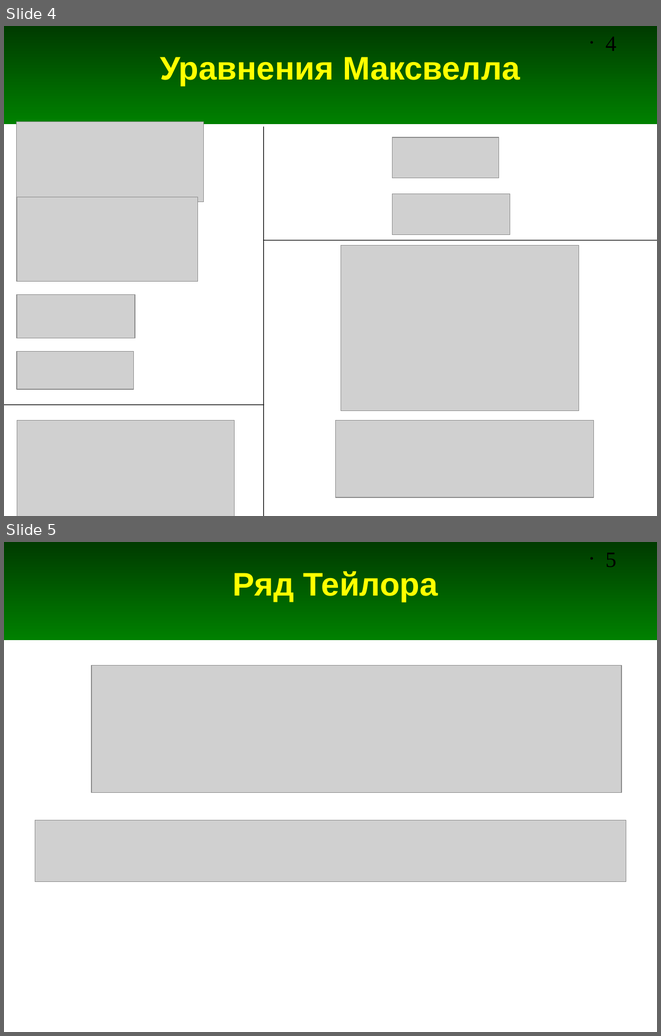
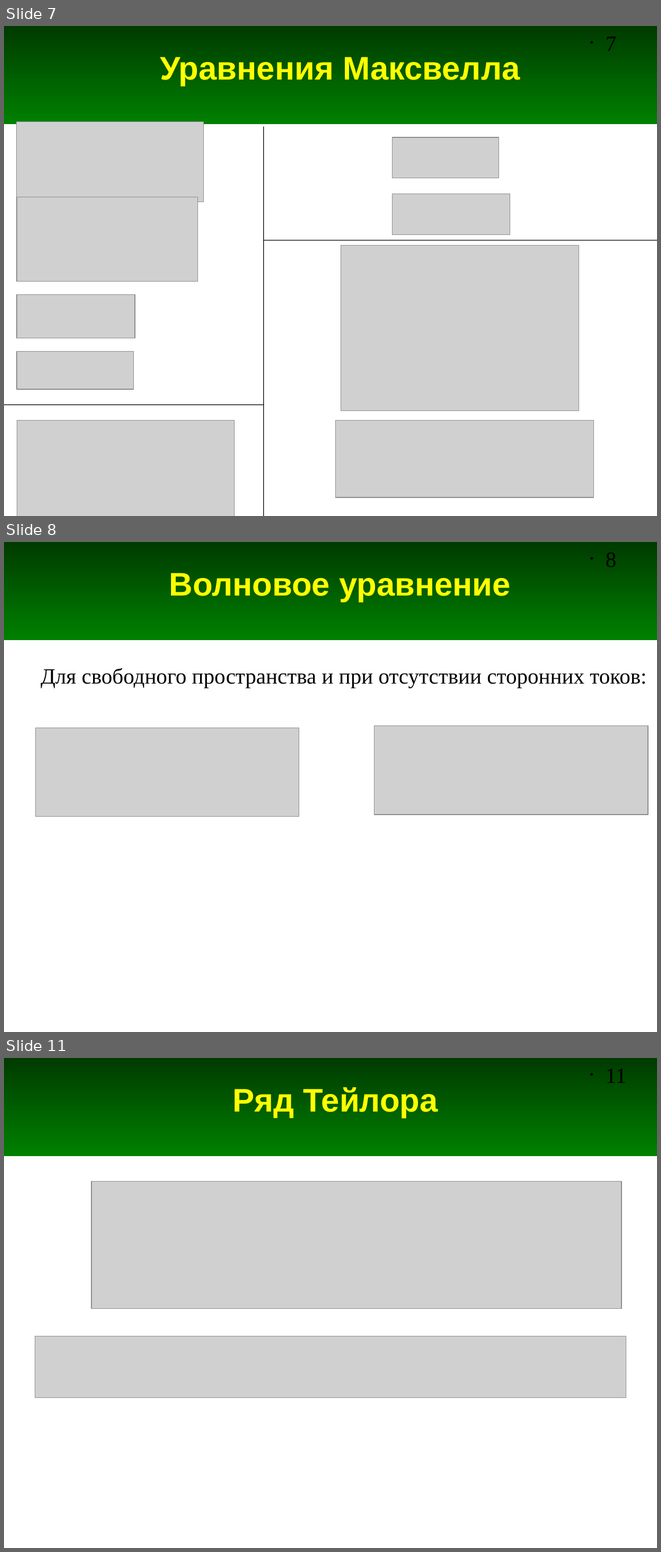
Before and after one commit to andris0147sv/modelling, a slide deck: FDTD.odp. Shown one above the other, each under a label of ours: slides 4 and 5 before the commit, slides 7, 8 and 11 after it; the slides between them are not shown. The pictures are 661x1036 and 661x1552 pixels, drawn with LibreOffice and Linux fonts; fonts in the diff are those of the drawing; grey boxes stand for pictures. Boxes give left, top, right and bottom in pixels: in the first picture for what was removed or moved away, otherwise in the second. Text is boxed around its words. In the diff, an @@ line names an element or a change of style, - is before the commit and + after.

Commit message:
Добавлены слайды про оператор набла и про волновое уравнение

```diff
--- a/FDTD.odp
+++ b/FDTD.odp
@@ slide 8 added at (4, 542, 657, 1032), background #FFFFFF; not listed: 2 template elements that a slide beside it also shows @@
@@ title added at (169, 573, 511, 602), 36 pt, text #FFFF00, bold @@
+Волновое уравнение
@@ text added at (41, 668, 646, 687), 24 pt, text #000000 @@
+Для свободного пространства и при отсутствии сторонних токов:
@@ picture added at (35, 728, 299, 816) @@
@@ picture added at (374, 725, 648, 814) @@
@@ what was slide 4 is now slide 7 @@
@@ page number at (606, 37, 617, 51): text changed @@
-• 4
+• 7
@@ what was slide 5 is now slide 11 @@
@@ page number at (606, 1069, 627, 1083): text changed @@
-• 5
+• 11
```
Also in this commit, not shown: 2 slides changed, 6 other slides added, 1 slide removed.
